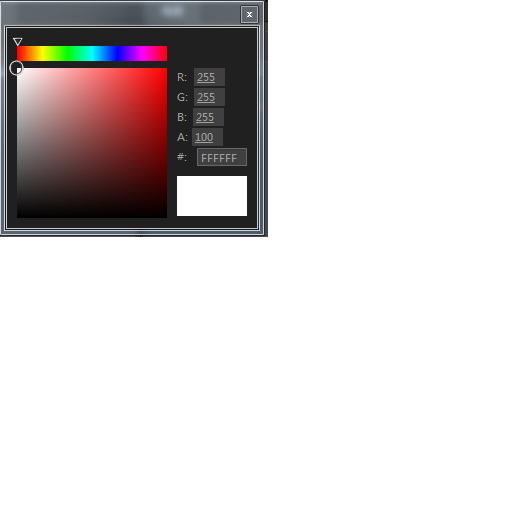
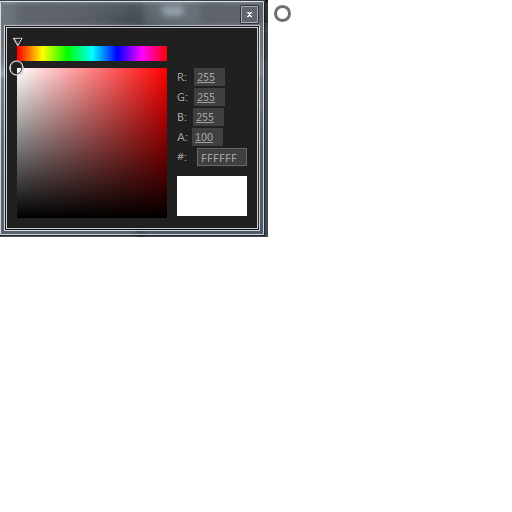
Comparing the layer stacks of the two 512px x 512px images. Changes:
renamed "图层 1" to "图层 2", painted on it over [274, 5, 291, 22]
hid "背景" over [274, 5, 291, 22]
